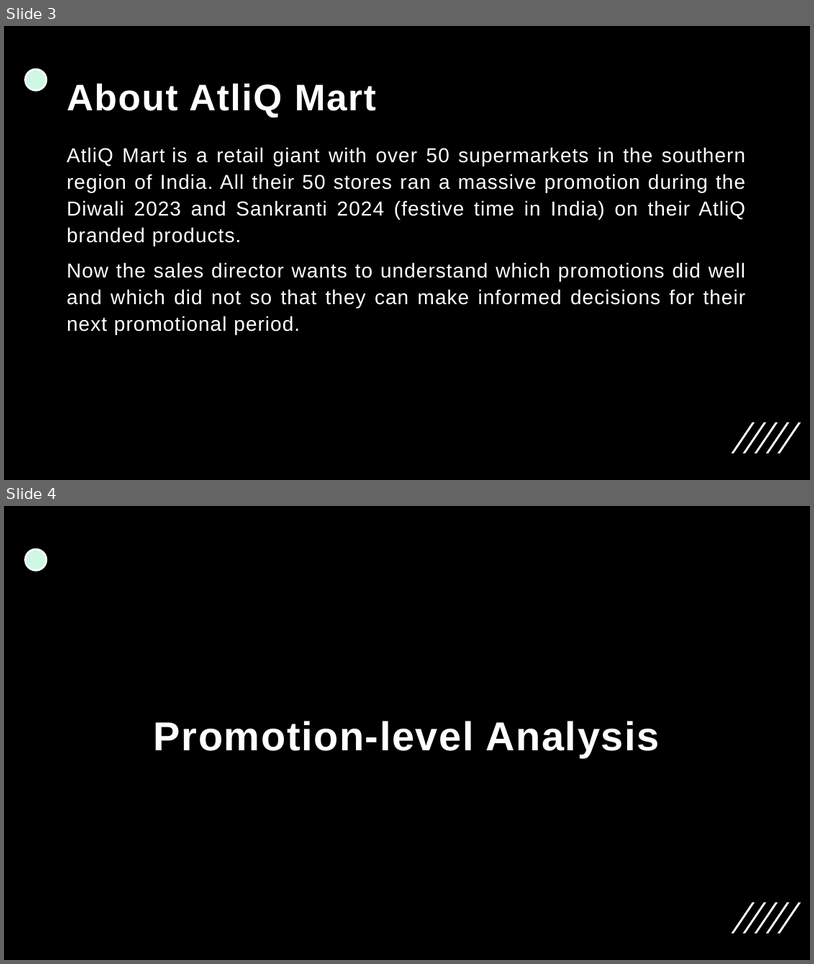
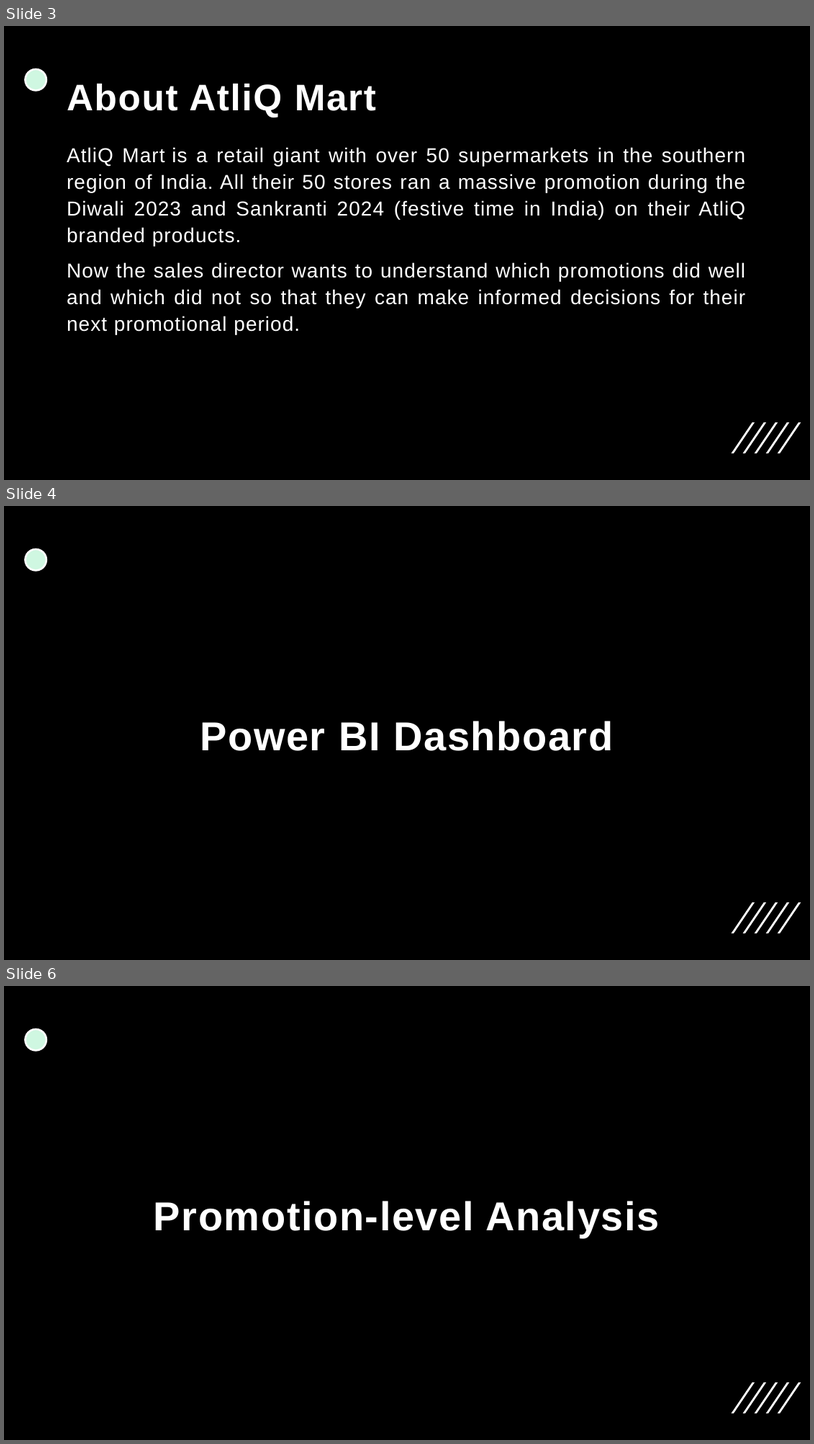
Before and after one commit to sougaaat/Codebasics-C9, a slide deck: AtliQ Mart Festive Promotions Analysis.pptx. Shown one above the other, each under a label of ours: slides 3 and 4 before the commit, slides 3, 4 and 6 after it; the slides between them are not shown. The pictures are 814x964 and 814x1444 pixels, drawn with LibreOffice and Linux fonts; fonts in the diff are those of the drawing; background and template pictures are left out. Boxes give left, top, right and bottom in pixels: in the first picture for what was removed or moved away, otherwise in the second. Text is boxed around its words. In the diff, an @@ line names an element or a change of style, - is before the commit and + after.

```diff
--- a/AtliQ Mart Festive Promotions Analysis.pptx
+++ b/AtliQ Mart Festive Promotions Analysis.pptx
@@ slide 4 added at bbox=[4, 506, 810, 960], background picture (left out); not listed: 6 template elements that a slide beside it also shows @@
@@ title added at bbox=[200, 721, 614, 751], 48 pt, text #FFFFFF, bold @@
+Power BI Dashboard
@@ what was slide 4 is now slide 6 @@
```
Also in this commit, not shown: 1 slide changed, 1 other slide added.
